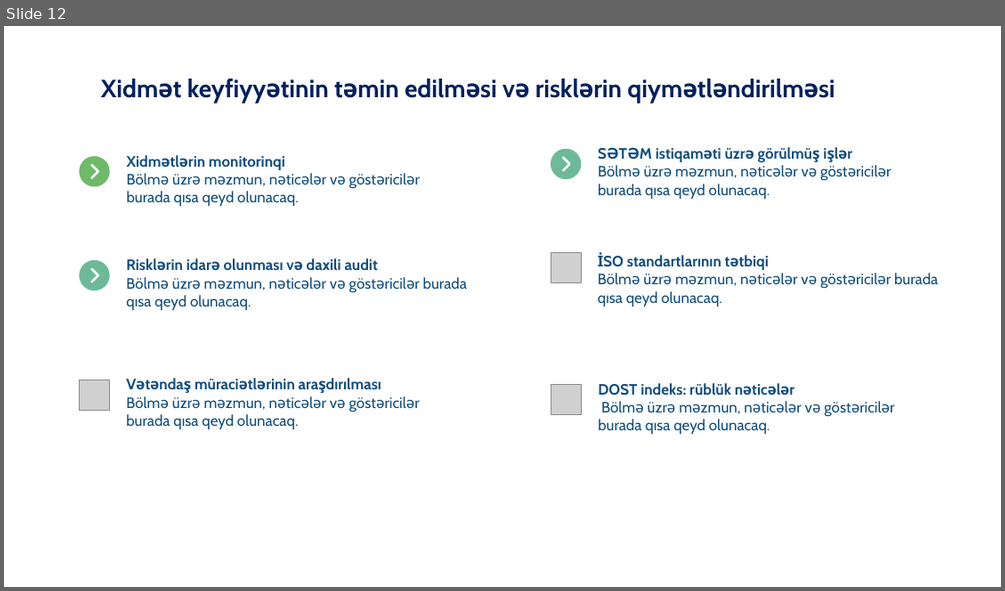
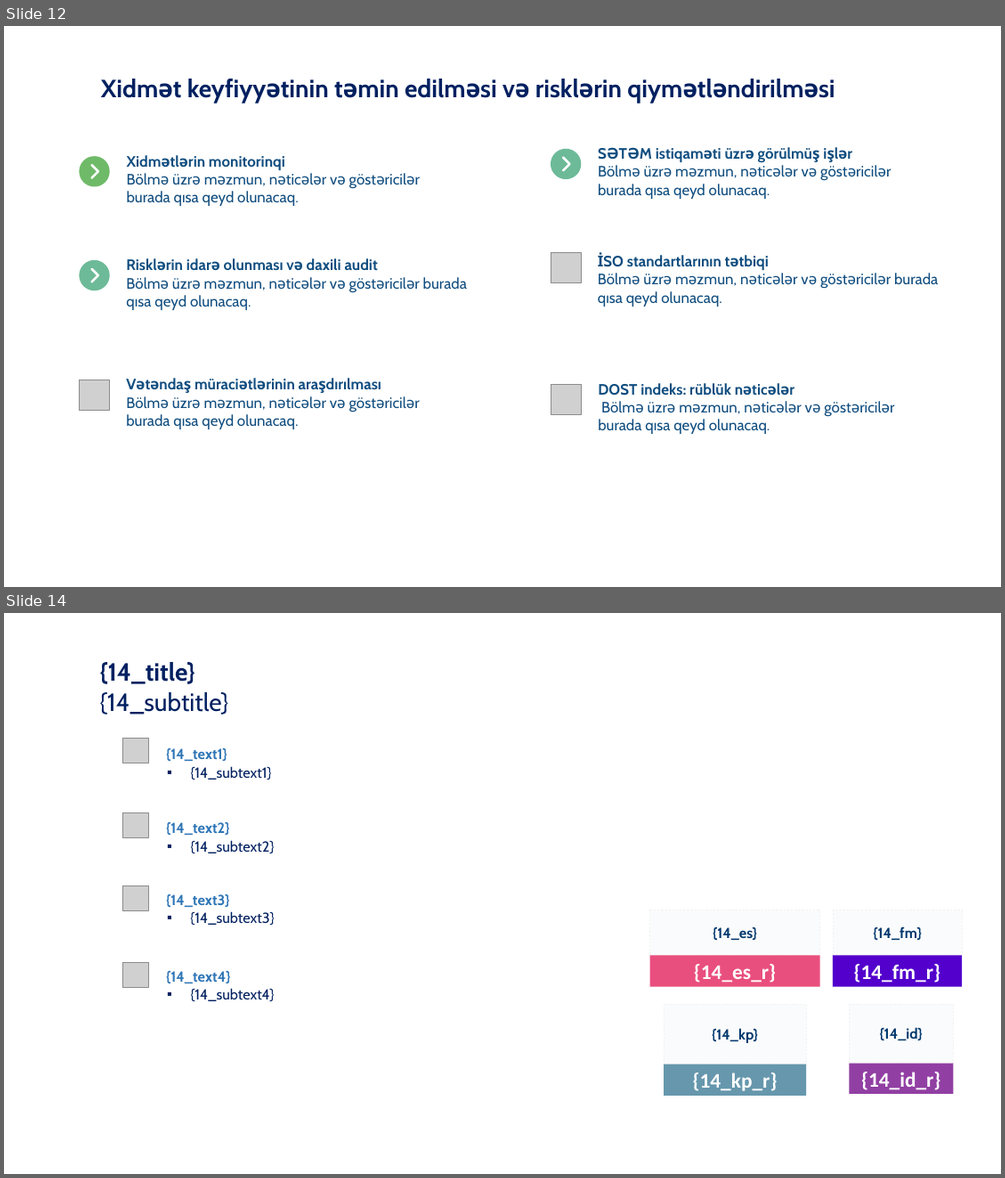
Before and after one commit to thezet13/pmt, a slide deck: storage/app/pptx/templates/Monthly_report.pptx. Shown one above the other, each under a label of ours: slide 12 before the commit, slides 12 and 14 after it; the slides between them are not shown. The pictures are 1005x591 and 1005x1178 pixels, drawn with LibreOffice and Linux fonts; fonts in the diff are those of the drawing; grey boxes stand for pictures; background and template pictures are left out. Boxes give left, top, right and bottom in pixels: in the first picture for what was removed or moved away, otherwise in the second. Text is boxed around its words. In the diff, an @@ line names an element or a change of style, - is before the commit and + after.

Commit message:
slides 14 and 15

```diff
--- a/storage/app/pptx/templates/Monthly_report.pptx
+++ b/storage/app/pptx/templates/Monthly_report.pptx
@@ slide 14 added at (4, 613, 1001, 1174), background picture (left out) @@
@@ text added at (100, 662, 195, 684), 24 pt, text #002060, bold @@
+{14_title}
@@ text added at (100, 692, 229, 714), 24 pt, text #002060 @@
+{14_subtitle}
@@ picture added at (122, 738, 148, 763) @@
@@ text added at (166, 747, 227, 761), 14 pt, text #2E75B6, bold @@
+{14_text1}
@@ text added at (191, 766, 272, 779), 14 pt, text #002060 @@
+▪ {14_subtext1}
@@ picture added at (122, 812, 148, 837) @@
@@ text added at (166, 821, 229, 835), 14 pt, text #2E75B6, bold @@
+{14_text2}
@@ text added at (191, 840, 275, 853), 14 pt, text #002060 @@
+▪ {14_subtext2}
@@ picture added at (122, 886, 148, 910) @@
@@ text added at (166, 893, 230, 907), 14 pt, text #2E75B6, bold @@
+{14_text3}
@@ text added at (190, 911, 274, 925), 14 pt, text #002060 @@
+▪ {14_subtext3}
@@ rectangle added at (650, 910, 820, 955), fill #FAFBFC, outline #F2F2F2 0.5 pt dashed, 14 pt, text #00376D, bold @@
+{14_es}
@@ rectangle added at (833, 910, 962, 955), fill #FAFBFC, outline #F2F2F2 0.5 pt dashed, 14 pt, text #00376D, bold @@
+{14_fm}
@@ rectangle added at (650, 956, 820, 987), fill #E94F7E, 20 pt, text #FFFFFF, bold @@
+{14_es_r}
@@ rectangle added at (833, 956, 962, 987), fill #5300CC, 20 pt, text #FFFFFF, bold @@
+{14_fm_r}
@@ picture added at (122, 962, 148, 987) @@
@@ text added at (166, 970, 230, 983), 14 pt, text #2E75B6, bold @@
+{14_text4}
@@ text added at (191, 988, 275, 1001), 14 pt, text #002060 @@
+▪ {14_subtext4}
@@ rectangle added at (663, 1004, 807, 1064), fill #FAFBFC, outline #F2F2F2 0.5 pt dashed, 14 pt, text #00376D, bold @@
+{14_kp}
@@ rectangle added at (849, 1004, 954, 1063), fill #FAFBFC, outline #F2F2F2 0.5 pt dashed, 14 pt, text #00376D, bold @@
+{14_id}
@@ rectangle added at (663, 1064, 807, 1095), fill #6697AD, 20 pt, text #FFFFFF, bold @@
+{14_kp_r}
@@ rectangle added at (849, 1063, 953, 1094), fill #913FA3, 20 pt, text #FFFFFF, bold @@
+{14_id_r}
```
Also in this commit, not shown: 1 other slide added, 2 slides removed, 5 other files.
